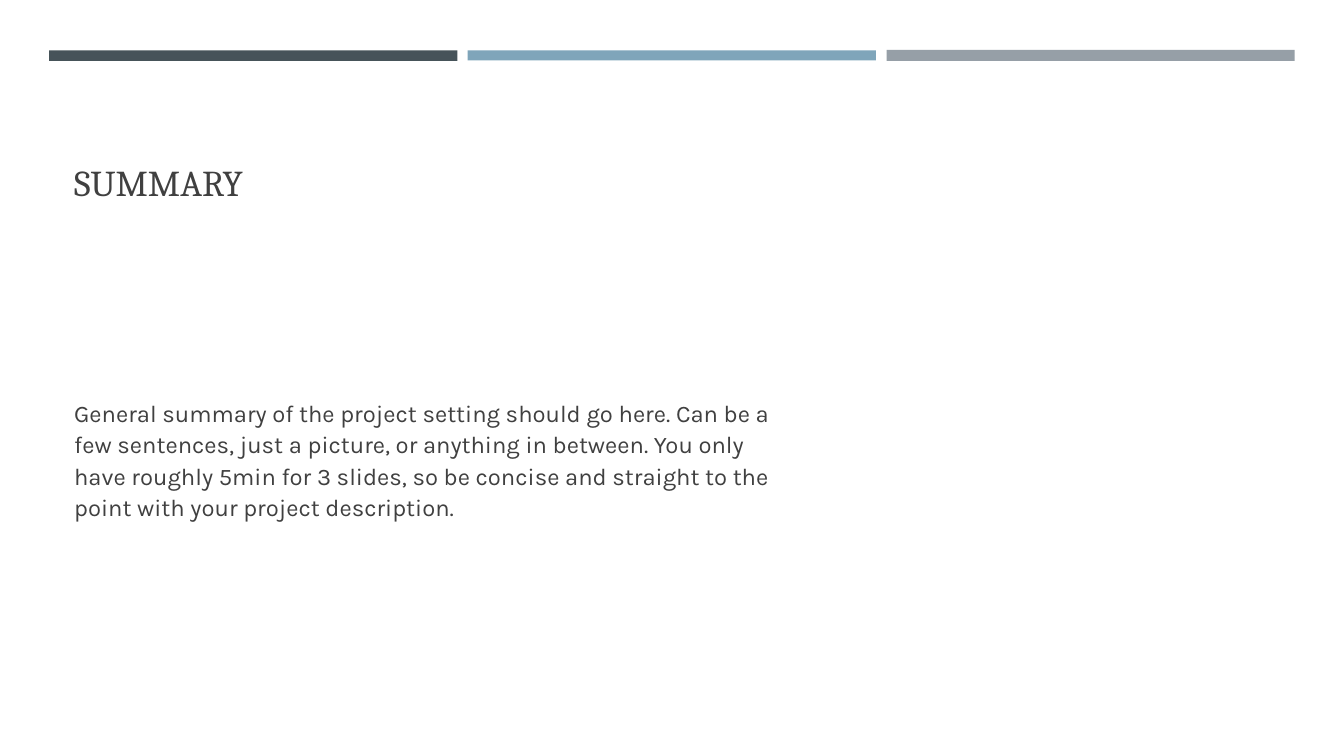
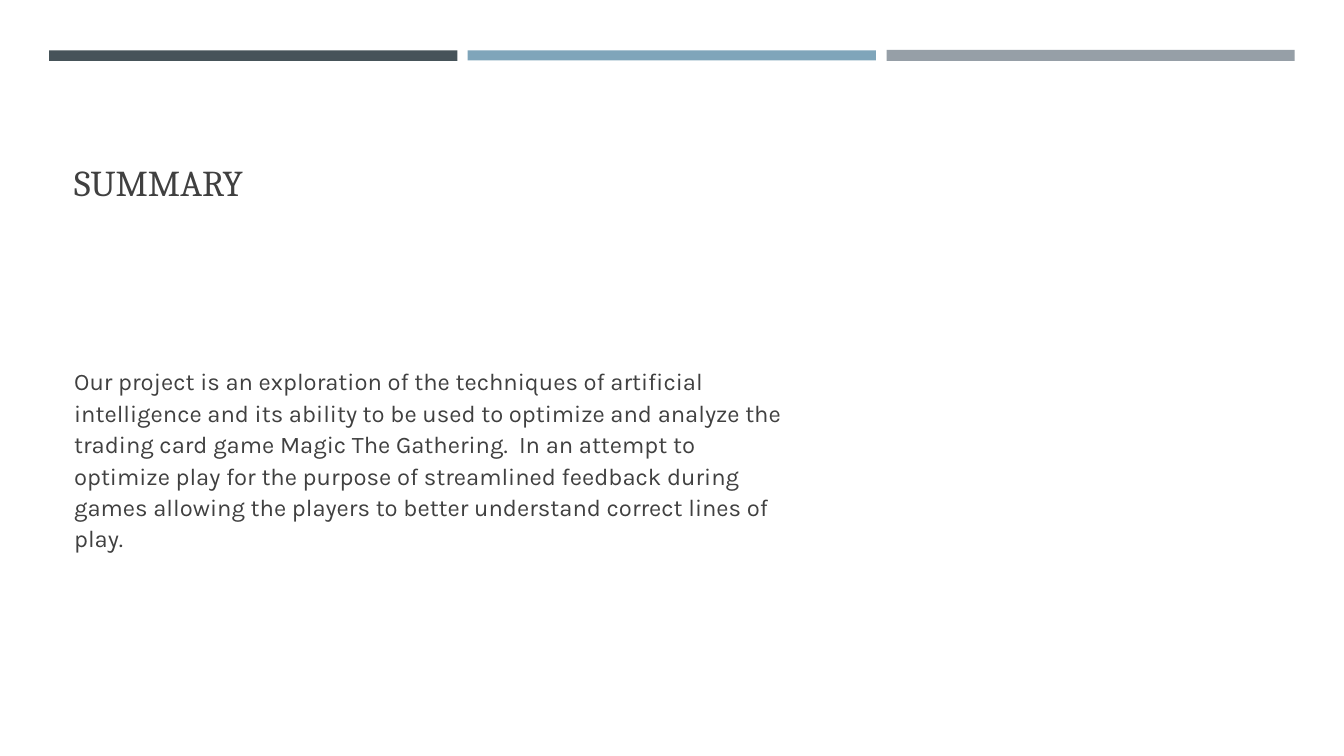
Before and after one commit to NicholasTillo/Gitaxian-Probe, a slide deck: slide 2 of problem_formulation.pptx. Drawn at 1344x756 pixels with LibreOffice and Linux fonts; fonts in the diff are those of the drawing. Boxes give left, top, right and bottom in pixels: in the first picture for what was removed or moved away, otherwise in the second. Text is boxed around its words. In the diff, an @@ line names an element or a change of style, - is before the commit and + after.

```diff
--- a/problem_formulation.pptx
+++ b/problem_formulation.pptx
@@ text at (74,373,781,553): text changed @@
-General summary of the project setting should go here. Can be a few sentences, just a picture, or anything in between. You only have roughly 5min for 3 slides, so be concise and straight to the point with your project description.
+Our project is an exploration of the techniques of artificial intelligence and its ability to be used to optimize and analyze the trading card game Magic The Gathering. In an attempt to optimize play for the purpose of streamlined feedback during games allowing the players to better understand correct lines of play.
```
Also in this commit, not shown: 4 other slides changed, 1 slide added, 2 slides removed.
